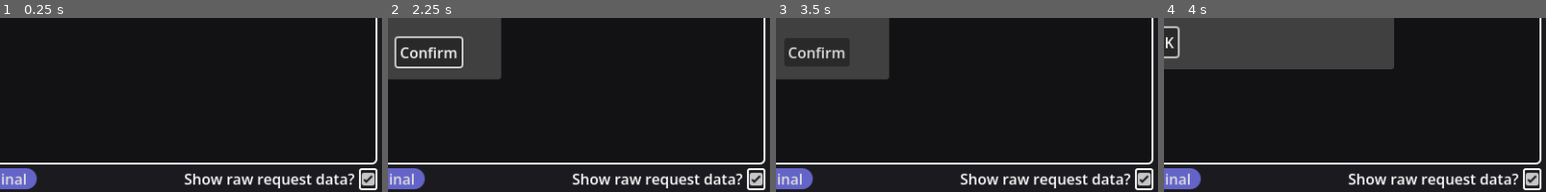
Above: before the commit, frames 1-4 (left to right).
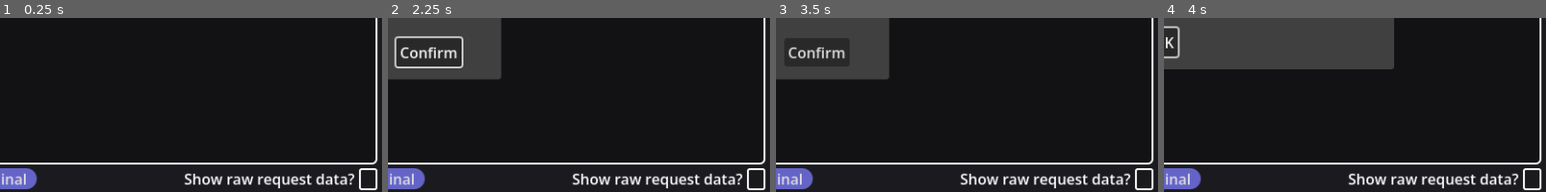
Above: after the commit, the same moments.

Repository: LucEvenepoel/Striker
Game: Godot game, scene res://scenes/MainApp.tscn
Same seed, same stepped clock (60 frames per second), same inputs: the game is played once before the commit and once after it.
Inputs (mouse positions are % of the whole screen's width and height, from its top left):
- Up to frame 1 (0.25 s): no input
- Up to frame 2 (2.25 s): click (18, 11) at 0.52 s; type "12" at 0.6 s; click "Search" at 1.25 s; click "Add token" at 2 s
- Up to frame 3 (3.5 s): click (50, 46) at 2.77 s; type "12" at 2.85 s
- Up to frame 4 (4 s): click "Confirm" at 3.5 s
The pictures show only the part of the screen within x 50-100%, y 50-100%; the shares and areas given below are measured in that part.

The runs differ from the first frame. In frame 1, 0.3% of the frame differs, in the area x 94-99%, y 88-97%; in frame 2, 0.3%; in frame 3, 0.3%; in frame 4, 0.3%.

Commit message:
Small fixes

Diff:
--- a/autoload/fs/fs.gd
+++ b/autoload/fs/fs.gd
@@ -3,7 +3,7 @@
 const settingsfilepath: String = "user://properties.bin"
 
 const default_dictionary: Dictionary = {
-	"ShowRequestRawData": true,
+	"ShowRequestRawData": false,
 	"Token": ""
 }
 var actual_dictionary: Dictionary = default_dictionary.duplicate()
--- a/components/UI Logic/insert_token_popup.gd
+++ b/components/UI Logic/insert_token_popup.gd
@@ -15,7 +15,7 @@
 
 	var err = FS.save_data("Token", token)
 	if err != OK:
-		VisualErrorHandler.show_an_error("ERR_CANT_SAVE_THE_TOKEN")
+		VisualErrorHandler.show_an_error(tr("ERR_CANT_SAVE_THE_TOKEN"))
 
 	clean_input_line()
 
